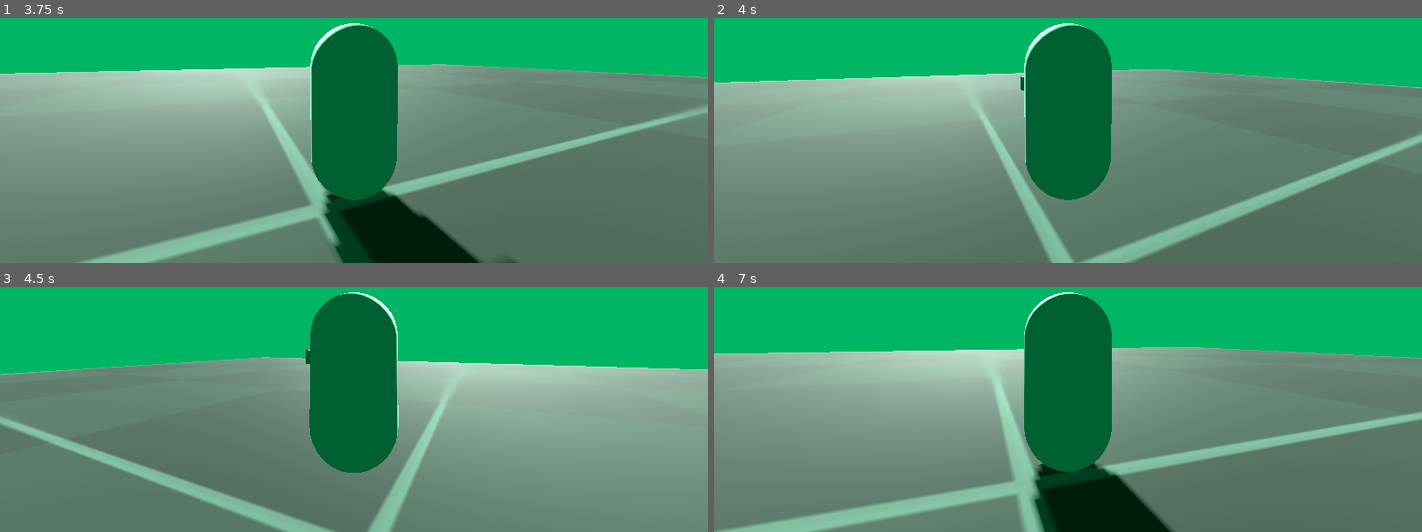
Above: before the commit, frames 1-4 (two rows, left to right).
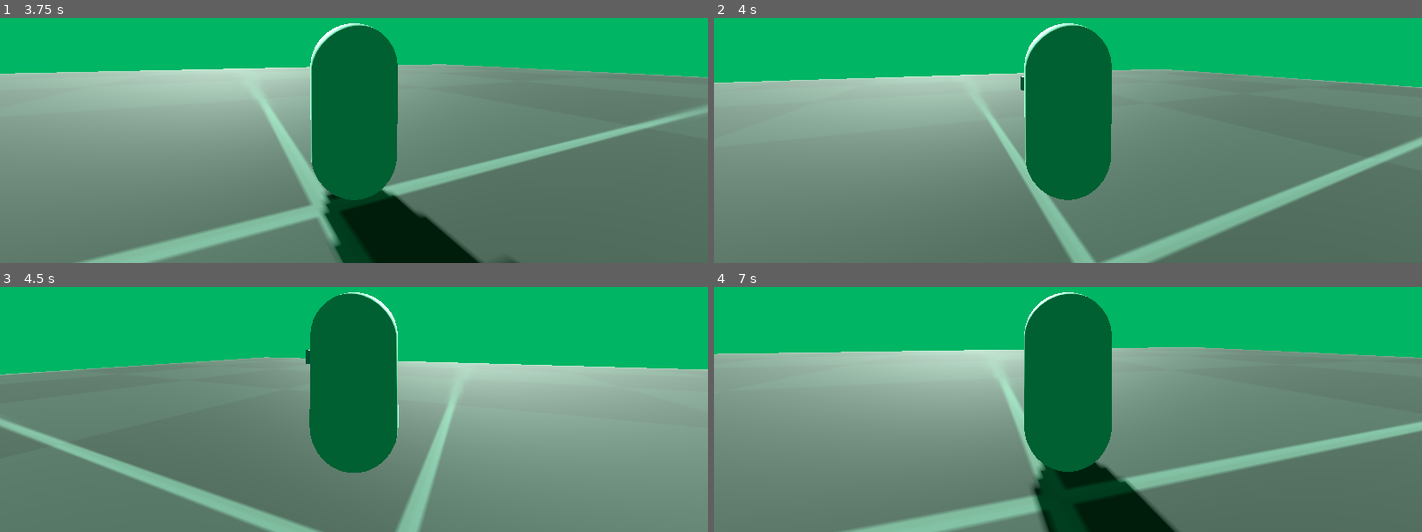
Above: after the commit, the same moments.

Repository: BogChampButAbetterDev/AST
Game: Godot game, scene res://Scenes/world.tscn
Same seed, same stepped clock (60 frames per second), same inputs: the game is played once before the commit and once after it.
Inputs (mouse positions are in pixels of both pictures, inside the frame that each line leads up to):
- Up to frame 1 (3.75 s): tap Enter (ui_accept) at 0.5, 0.77, 1.25, 1.52, 2.75, 3.02 s; move the mouse to (389, 62) at 0.52 s; tap A (a) at 0.6 s; tap D (d) at 0.8, 1.35 s; move the mouse to (318, 67) at 1.27 s; tap S (s) at 1.55, 2.1 s; move the mouse to (368, 57) at 2.02 s; tap W (w) at 2.3, 2.85 s; move the mouse to (346, 71) at 2.77 s; tap Shift (sprint, bound only after the commit) at 3.05 s; move the mouse to (403, 69) at 3.52 s; hold Shift (sprint, bound only after the commit) from 3.53 s (still down)
- Up to frame 2 (4 s): keep holding Shift (sprint, bound only after the commit); tap Enter (ui_accept) at 3.77 s; tap A (a) at 3.8 s
- Up to frame 3 (4.5 s): move the mouse to (297, 328) at 4.27 s; release Shift (sprint, bound only after the commit) at 4.28 s; tap A (a) at 4.35 s
- Up to frame 4 (7 s): tap Enter (ui_accept) at 4.52, 5, 6.02, 6.77 s; tap D (d) at 4.55, 5.1 s; move the mouse to (1075, 333) at 5.02 s; tap S (s) at 5.3, 5.85 s; move the mouse to (1039, 326) at 5.77 s; tap W (w) at 6.05, 6.6 s; move the mouse to (1103, 331) at 6.52 s; hold Shift (sprint, bound only after the commit) from 6.53 s (still down)

Frame 1 is identical in both runs. In frame 2, 4.9% of the frame differs, in the area x 2-100%, y 20-100%; in frame 3, 4.0%; in frame 4, 11%, in the area x 0-100%, y 24-100%.

Commit message:
added sprinting

Diff:
--- a/Scenes/Actor Scenes/Player.tscn
+++ b/Scenes/Actor Scenes/Player.tscn
@@ -33,3 +33,7 @@
 spring_length = 3.0
 
 [node name="Camera3D" type="Camera3D" parent="Spring Arm Pivot/SpringArm3D"]
+
+[node name="sprint_timer" type="Timer" parent="."]
+
+[connection signal="timeout" from="sprint_timer" to="." method="_on_sprint_timer_timeout"]
--- a/Scripts/Player.gd
+++ b/Scripts/Player.gd
@@ -1,6 +1,6 @@
 extends CharacterBody3D
 
-const SPEED = 5.0
+var SPEED = 5.0
 const JUMP_VELOCITY = 4.5
 
 const MOUSE_SENSITIVITY = .005
@@ -38,11 +38,15 @@
 	direction = direction.rotated(Vector3.UP, spring_arm_pivot.rotation.y)
 
 	if direction:
-		print(direction)
 		velocity.x = -direction.x * SPEED
 		velocity.z = -direction.z * SPEED
 
 		body.rotation.y = lerp_angle(body.rotation.y, atan2(velocity.x, velocity.z), LERP_VAL)
+		if Input.is_action_pressed("sprint"):
+			SPEED = 10.0
+		else:
+			SPEED = 5.0
+
 	else:
 		velocity.x = move_toward(velocity.x, 0, SPEED)
 		velocity.z = move_toward(velocity.z, 0, SPEED)
--- a/project.godot
+++ b/project.godot
@@ -42,3 +42,8 @@
 "events": [Object(InputEventKey,"resource_local_to_scene":false,"resource_name":"","device":-1,"window_id":0,"alt_pressed":false,"shift_pressed":false,"ctrl_pressed":false,"meta_pressed":false,"pressed":false,"keycode":0,"physical_keycode":32,"key_label":0,"unicode":32,"echo":false,"script":null)
 ]
 }
+sprint={
+"deadzone": 0.5,
+"events": [Object(InputEventKey,"resource_local_to_scene":false,"resource_name":"","device":-1,"window_id":0,"alt_pressed":false,"shift_pressed":false,"ctrl_pressed":false,"meta_pressed":false,"pressed":false,"keycode":0,"physical_keycode":4194325,"key_label":0,"unicode":0,"echo":false,"script":null)
+]
+}
